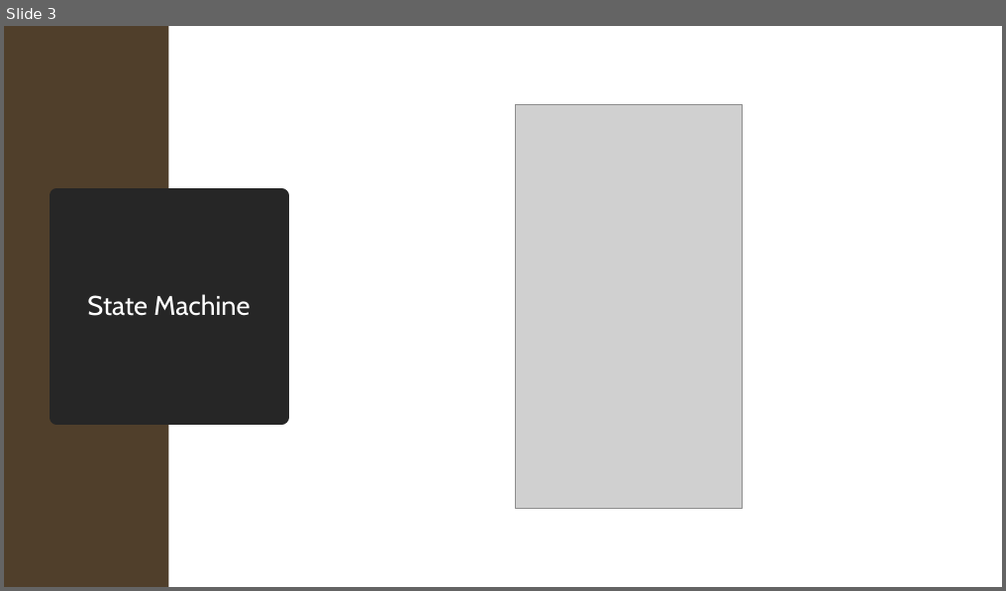
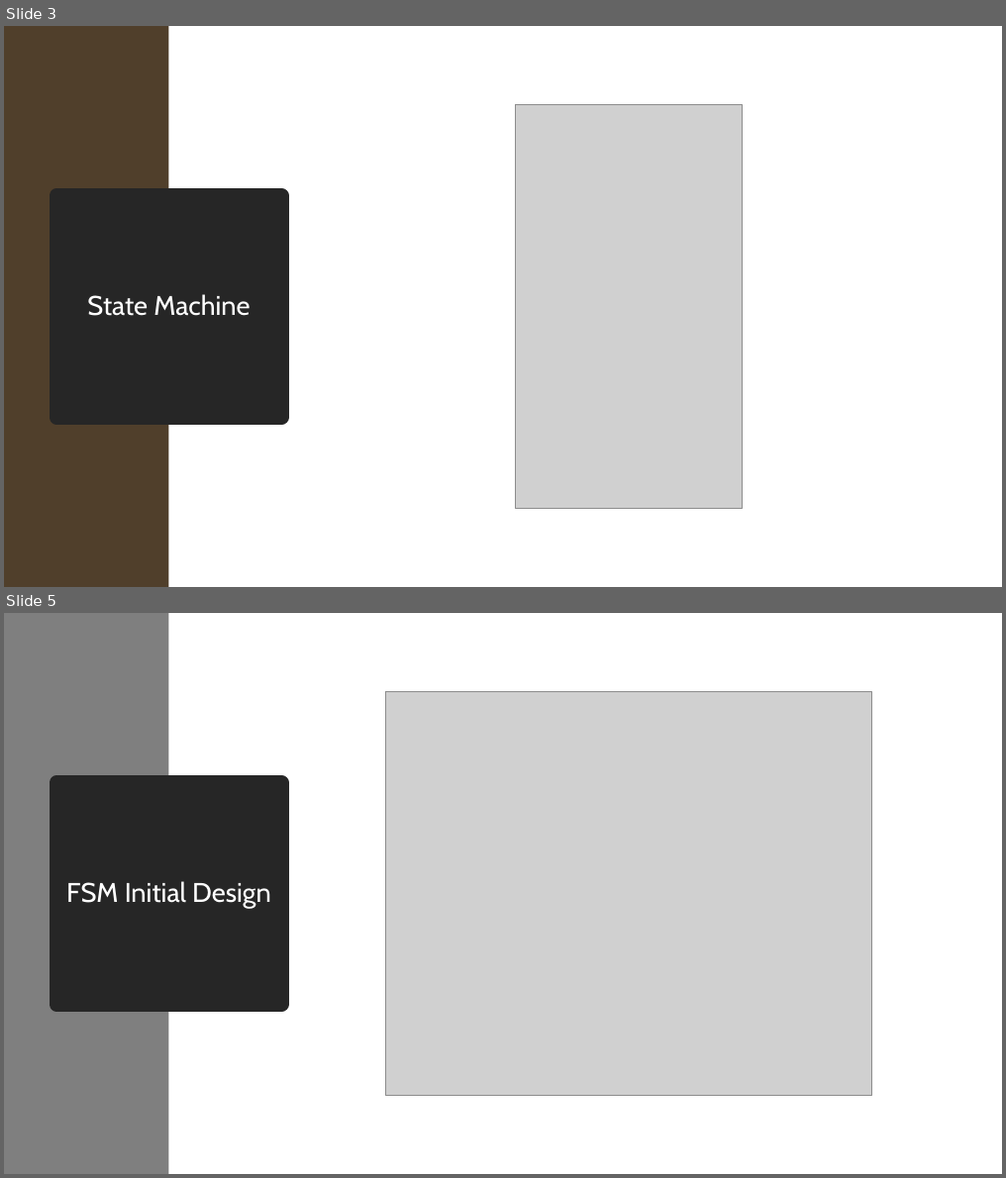
Before and after one commit to kbobster7/ENCE_2101_Bobby_King, a slide deck: Lab_7/Lab 7 report.pptx. Shown one above the other, each under a label of ours: slide 3 before the commit, slides 3 and 5 after it; the slides between them are not shown. The pictures are 1006x591 and 1006x1178 pixels, drawn with LibreOffice and Linux fonts; fonts in the diff are those of the drawing; grey boxes stand for pictures. Boxes give left, top, right and bottom in pixels: in the first picture for what was removed or moved away, otherwise in the second. Text is boxed around its words. In the diff, an @@ line names an element or a change of style, - is before the commit and + after.

```diff
--- a/Lab_7/Lab 7 report.pptx
+++ b/Lab_7/Lab 7 report.pptx
@@ slide 5 added at (4,613,1002,1174), background #FFFFFF @@
@@ rectangle added at (4,613,168,1174), fill #7F7F7F @@
@@ picture added at (386,691,871,1095) @@
@@ title added at (56,783,282,1004), fill #262626, outline #262626 13.75 pt, 26 pt, text #FFFFFF @@
+FSM Initial Design
```
Also in this commit, not shown: 2 other slides added, 1 slide removed, 3 other files.
